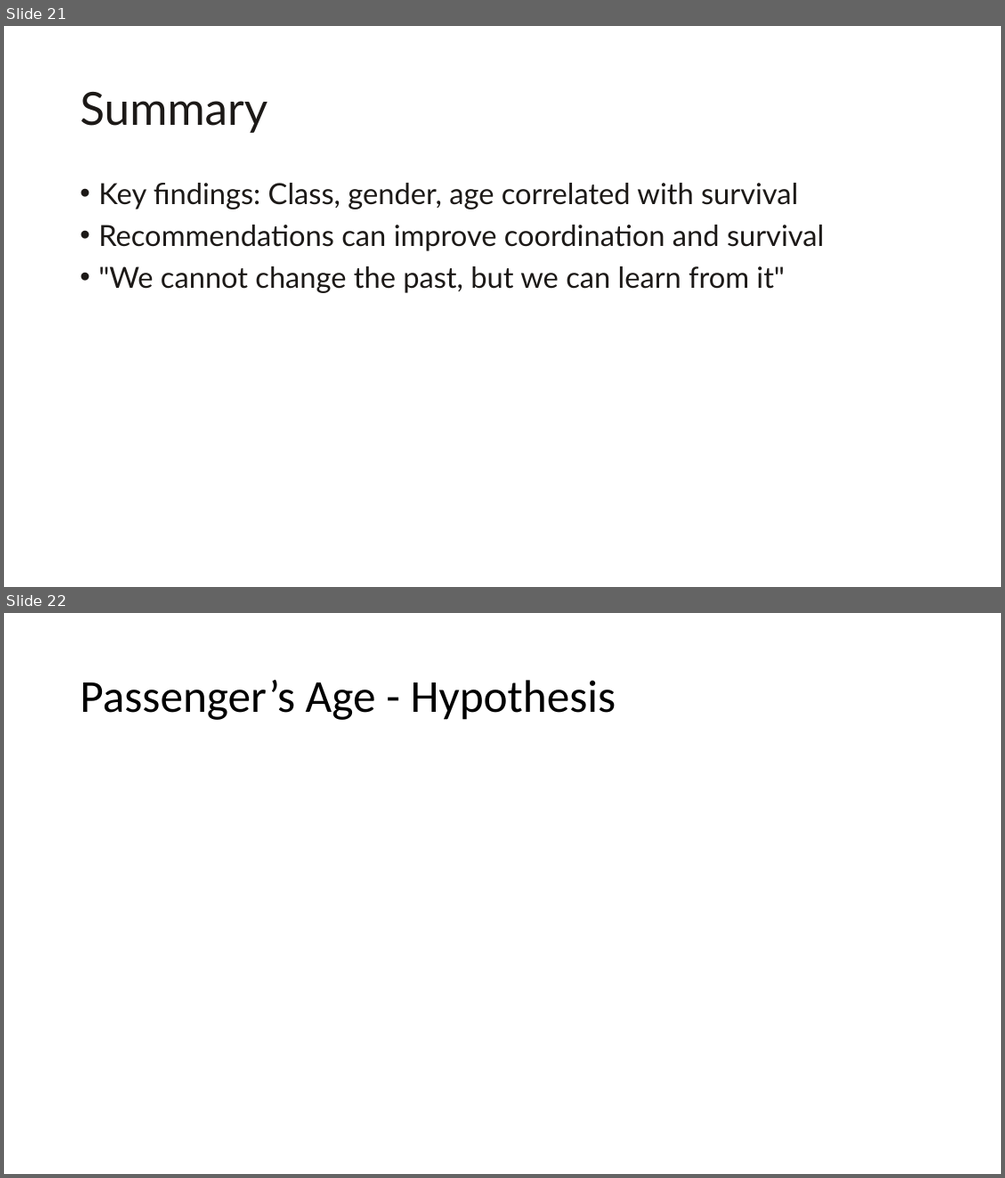
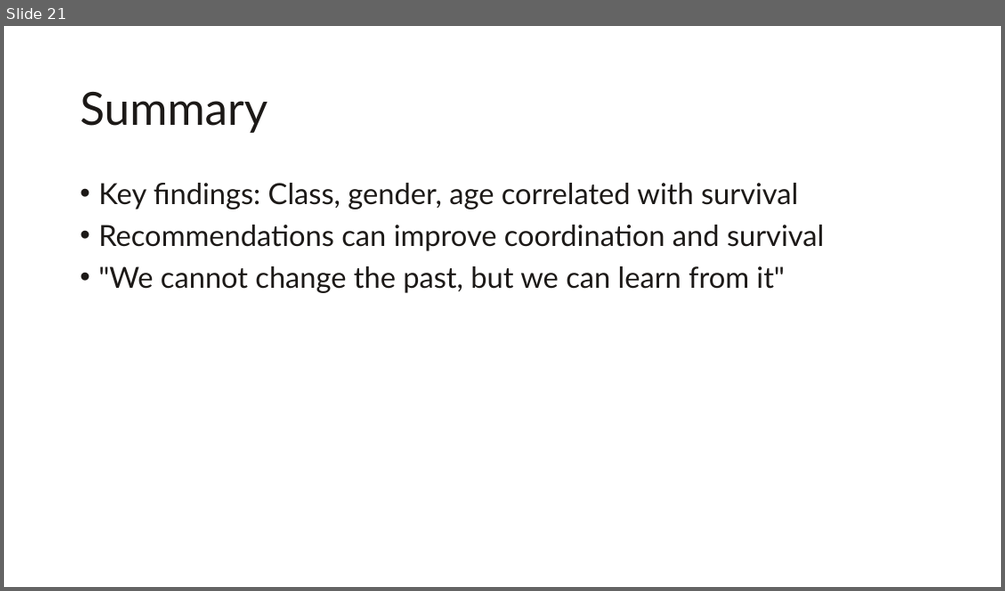
Before and after one commit to luvrama/ml-jupyter-notebook, a slide deck: ML Data Science Titanic.pptx. Shown one above the other, each under a label of ours: slides 21 and 22 before the commit, slide 21 after it. The pictures are 1005x1178 and 1005x591 pixels, drawn with LibreOffice and Linux fonts; fonts in the diff are those of the drawing. Boxes give left, top, right and bottom in pixels: in the first picture for what was removed or moved away, otherwise in the second. Text is boxed around its words. In the diff, an @@ line names an element or a change of style, - is before the commit and + after.

Commit message:
upload ppt

```diff
--- a/ML Data Science Titanic.pptx
+++ b/ML Data Science Titanic.pptx
@@ slide 22 removed at bbox=[4, 613, 1001, 1174], background #FFFFFF @@
@@ title removed at bbox=[80, 680, 616, 720] @@
-Passenger’s Age - Hypothesis
```
